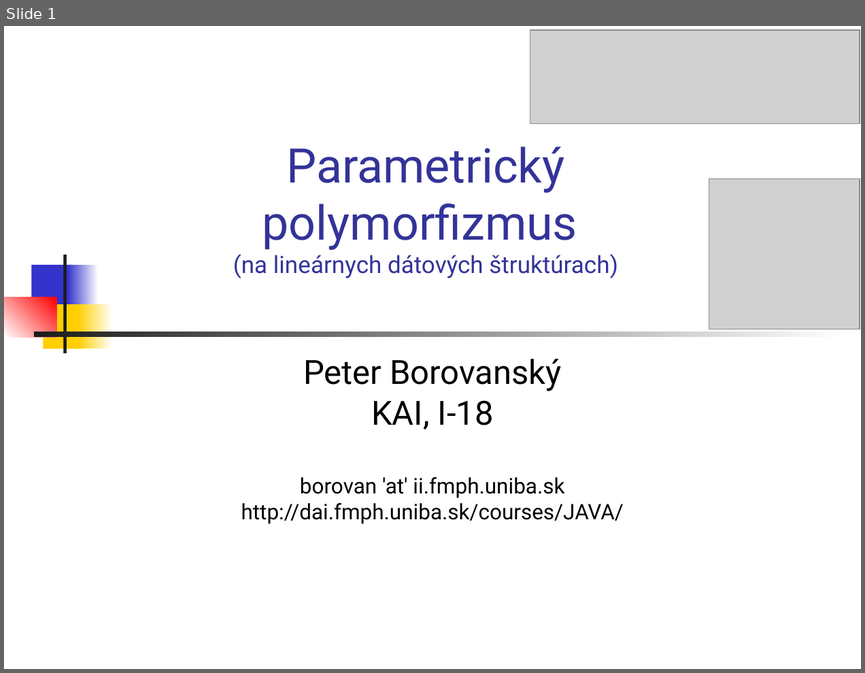
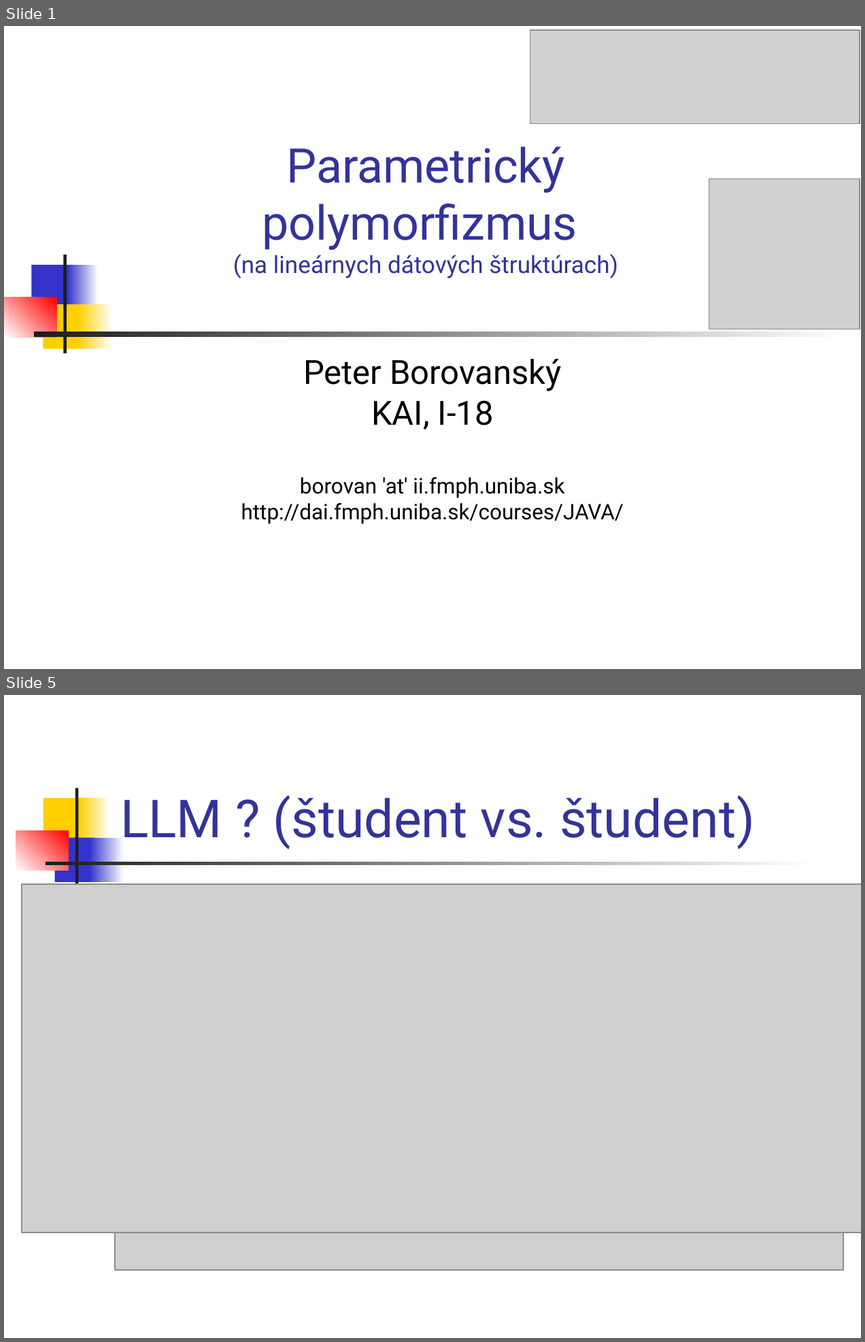
Before and after one commit to Programovanie4/Prednasky, a slide deck: 05/05_java.ppt. Shown one above the other, each under a label of ours: slide 1 before the commit, slides 1 and 5 after it; the slides between them are not shown. The pictures are 865x673 and 865x1342 pixels, drawn with LibreOffice and Linux fonts; fonts in the diff are those of the drawing; grey boxes stand for pictures. Boxes give left, top, right and bottom in pixels: in the first picture for what was removed or moved away, otherwise in the second. Text is boxed around its words. In the diff, an @@ line names an element or a change of style, - is before the commit and + after.

```diff
--- a/05/05_java.ppt
+++ b/05/05_java.ppt
@@ slide 5 added at box(4, 695, 861, 1338), background #FFFFFF @@
@@ rectangle added at box(75, 787, 77, 886), fill #1C1C1C @@
@@ title added at box(120, 795, 755, 849), 44 pt, text #333399 @@
+LLM ? (študent vs. študent)
@@ rectangle added at box(43, 798, 84, 843), fill #FFCF01 @@
@@ rectangle added at box(79, 798, 110, 843), fill gradient #FFCF01 to #FFFFFF @@
@@ rectangle added at box(16, 830, 68, 870), fill gradient #FFFFFF to #FF0000 @@
@@ rectangle added at box(54, 837, 94, 882), fill #3333CC @@
@@ rectangle added at box(90, 837, 124, 882), fill gradient #3333CC to #FFFFFF @@
@@ rectangle added at box(45, 862, 816, 864), fill gradient #1C1C1C to #FFFFFF @@
@@ picture added at box(22, 884, 861, 1232) @@
@@ picture added at box(115, 884, 843, 1270) @@
```
Also in this commit, not shown: 5 slides changed, 3 other slides added, 4 other files.
